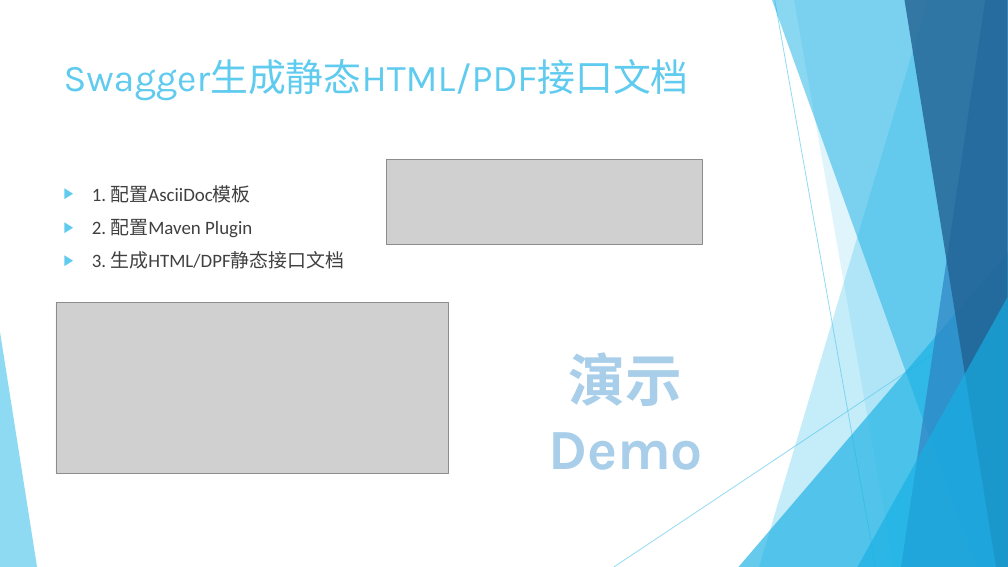
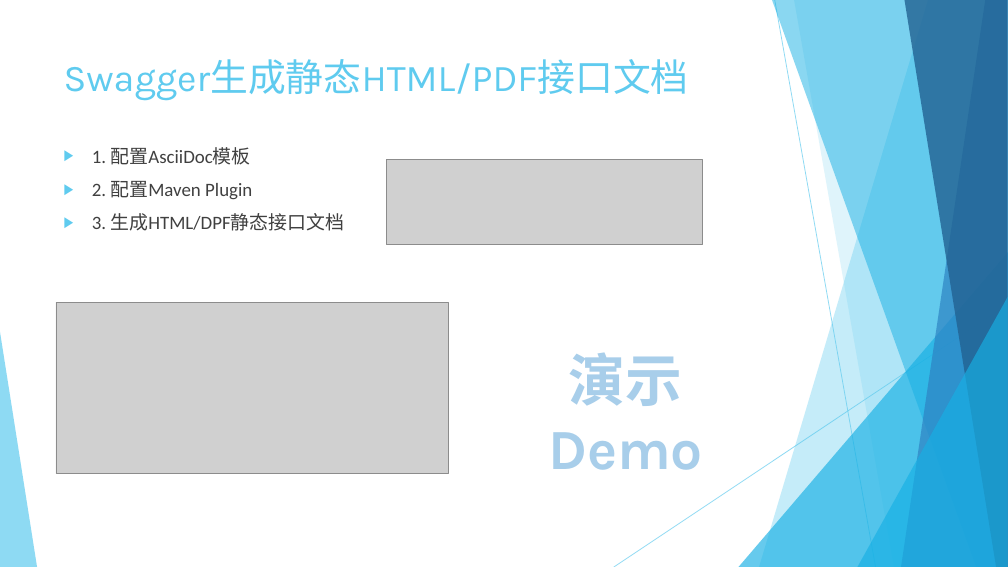
Before and after one commit to Crab2died/micro-boot, a slide deck: slide 21 of rest-api/RESTful.pptx. Drawn at 1008x567 pixels with LibreOffice and Linux fonts; fonts in the diff are those of the drawing; grey boxes stand for pictures. Boxes give left, top, right and bottom in pixels: in the first picture for what was removed or moved away, otherwise in the second. Text is boxed around its words. In the diff, an @@ line names an element or a change of style, - is before the commit and + after.

```diff
--- a/rest-api/RESTful.pptx
+++ b/rest-api/RESTful.pptx
@@ text "1. 配置AsciiDoc模板": place and size @@
-text "1. 配置AsciiDoc模板" at bbox=[92, 185, 345, 269]
+text "1. 配置AsciiDoc模板" at bbox=[92, 147, 345, 231]
```
Also in this commit, not shown: 8 other slides changed.
